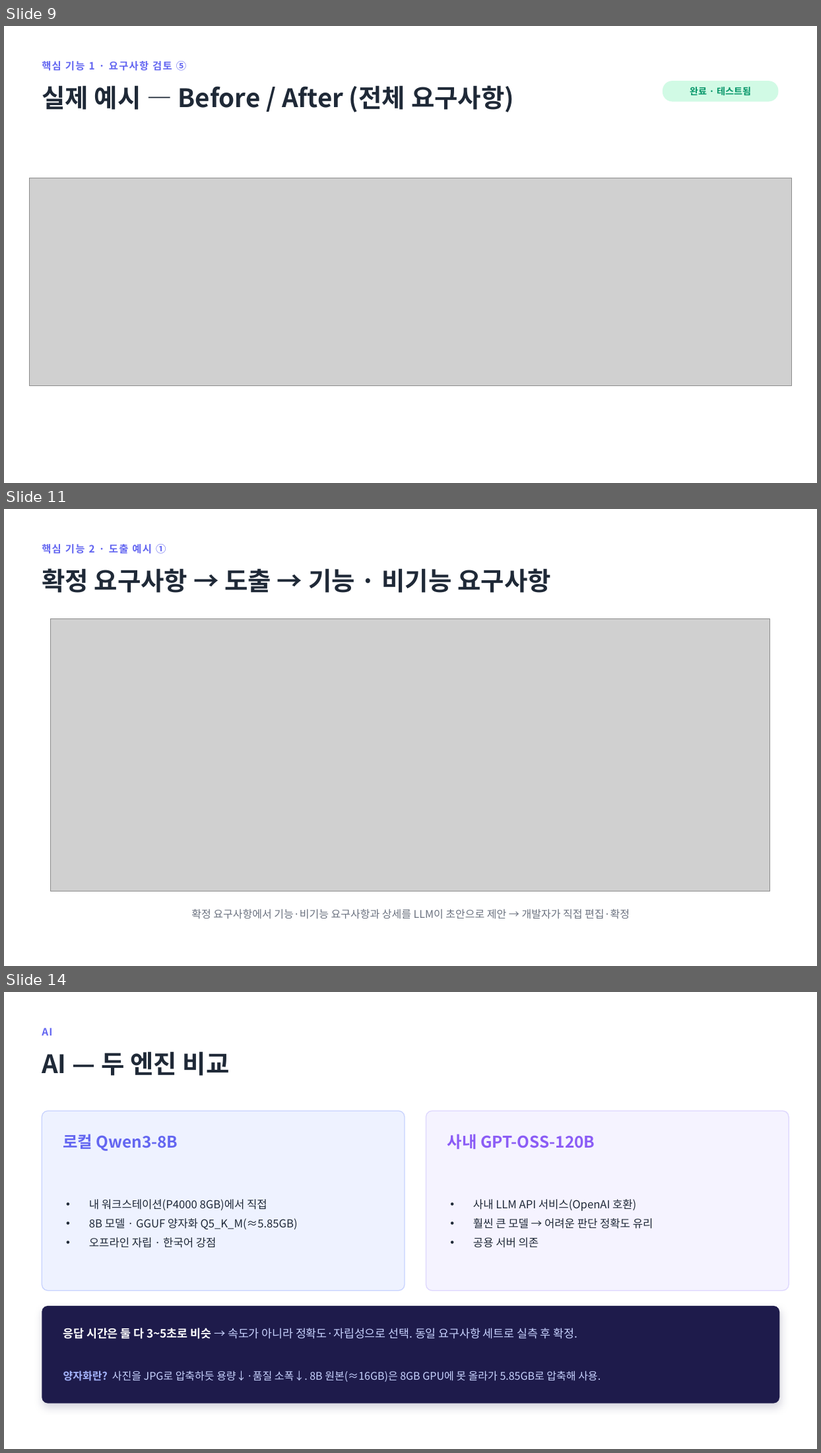
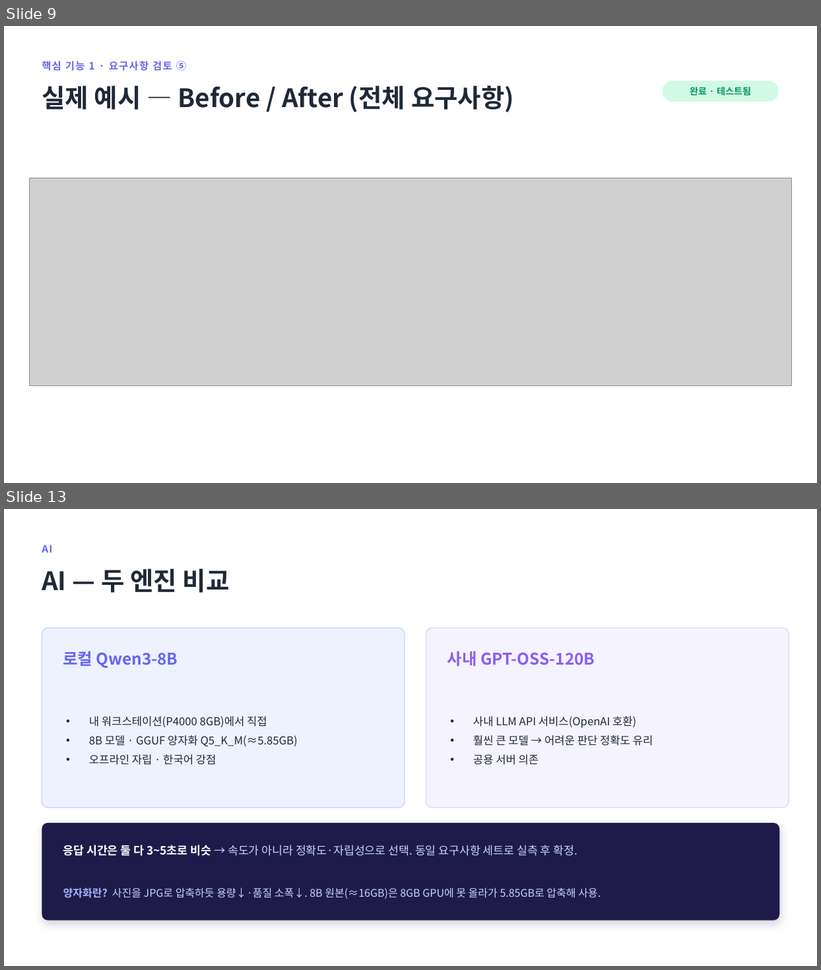
Before and after one commit to jihunhan98/semes-superrookie, a slide deck: docs/진행공유_요구사항자동화.pptx. Shown one above the other, each under a label of ours: slides 9, 11 and 14 before the commit, slides 9 and 13 after it; the slides between them are not shown. The pictures are 821x1453 and 821x970 pixels, drawn with LibreOffice and Linux fonts; fonts in the diff are those of the drawing; grey boxes stand for pictures. Boxes give left, top, right and bottom in pixels: in the first picture for what was removed or moved away, otherwise in the second. Text is boxed around its words. In the diff, an @@ line names an element or a change of style, - is before the commit and + after.

```diff
--- a/docs/진행공유_요구사항자동화.pptx
+++ b/docs/진행공유_요구사항자동화.pptx
@@ slide 11 removed at (x1=4, y1=509, x2=817, y2=966), background #FFFFFF @@
@@ text removed at (x1=42, y1=544, x2=166, y2=554) @@
-핵심 기능 2 · 도출 예시 ①
@@ text removed at (x1=42, y1=568, x2=551, y2=593) @@
-확정 요구사항 → 도출 → 기능 · 비기능 요구사항
@@ picture removed at (x1=51, y1=619, x2=771, y2=891) @@
@@ text removed at (x1=191, y1=909, x2=630, y2=919) @@
-확정 요구사항에서 기능·비기능 요구사항과 상세를 LLM이 초안으로 제안 → 개발자가 직접 편집·확정
@@ what was slide 14 is now slide 13 @@
```
Also in this commit, not shown: 4 slides changed, 2 other files.
